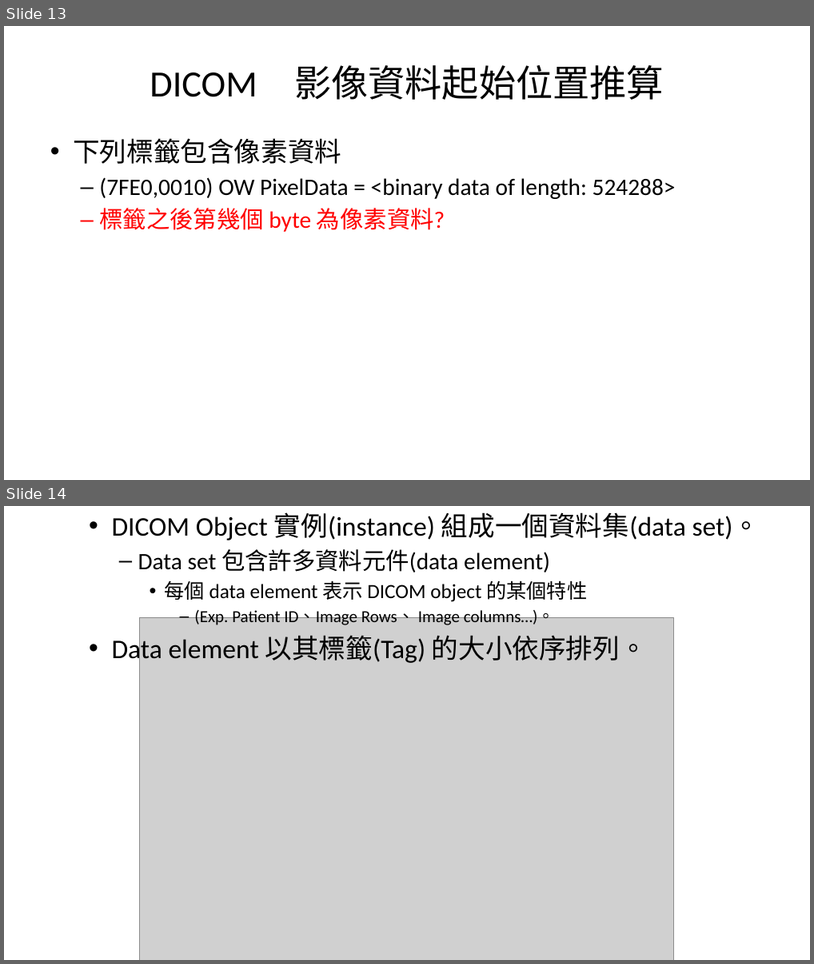
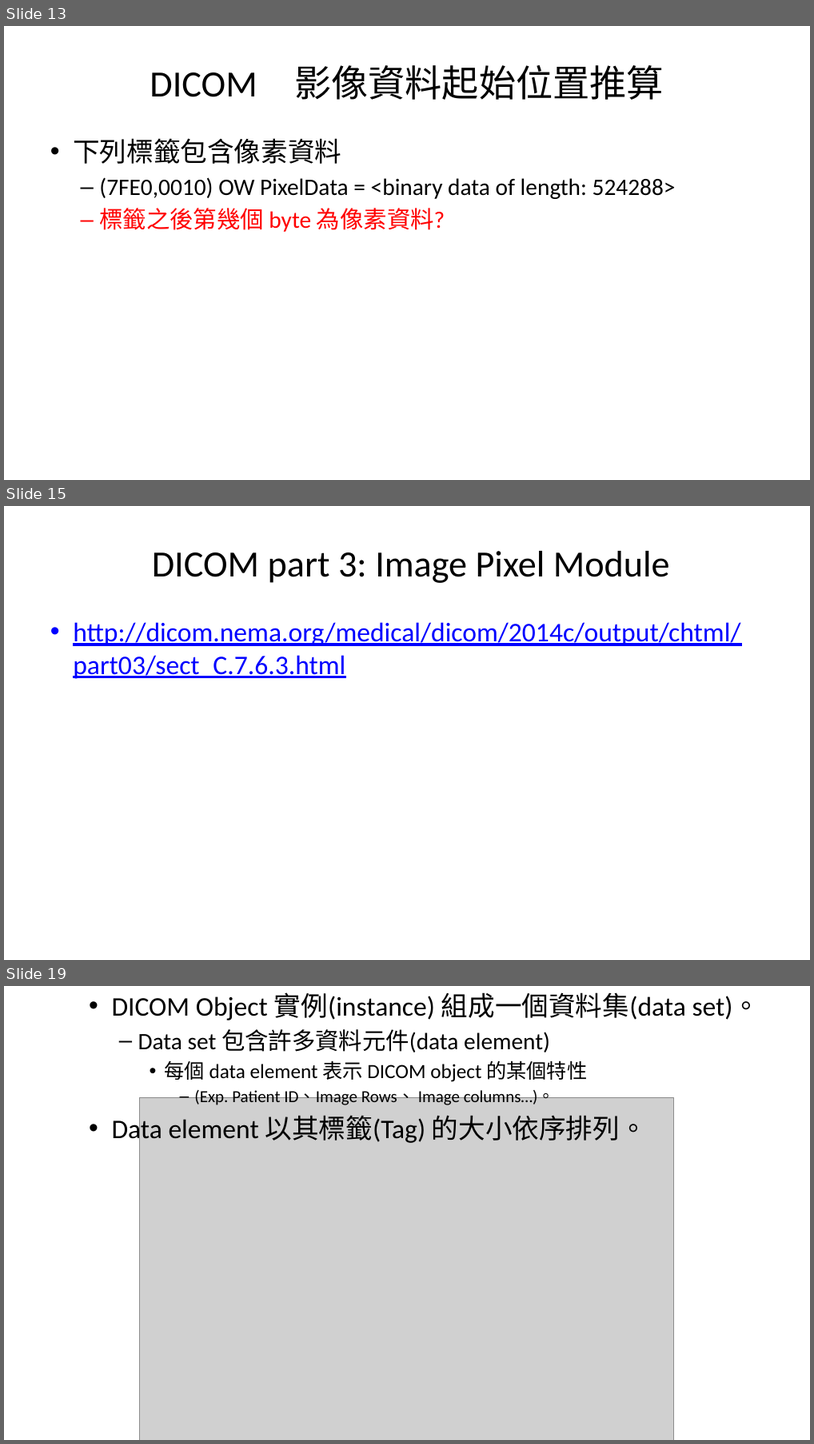
Before and after one commit to mos2718/drawDICOM, a slide deck: DrawDICOM1.pptx. Shown one above the other, each under a label of ours: slides 13 and 14 before the commit, slides 13, 15 and 19 after it; the slides between them are not shown. The pictures are 814x964 and 814x1444 pixels, drawn with LibreOffice and Linux fonts; fonts in the diff are those of the drawing; grey boxes stand for pictures. Boxes give left, top, right and bottom in pixels: in the first picture for what was removed or moved away, otherwise in the second. Text is boxed around its words. In the diff, an @@ line names an element or a change of style, - is before the commit and + after.

```diff
--- a/DrawDICOM1.pptx
+++ b/DrawDICOM1.pptx
@@ slide 15 added at (x1=4, y1=506, x2=810, y2=960), background #FFFFFF @@
@@ title added at (x1=152, y1=551, x2=670, y2=583), 44 pt, text #000000 @@
+DICOM part 3: Image Pixel Module
@@ text added at (x1=73, y1=622, x2=741, y2=679), 32 pt, text #0000FF, underline @@
+• http://dicom.nema.org/medical/dicom/2014c/output/chtml/part03/sect_C.7.6.3.html
@@ what was slide 14 is now slide 19 @@
```
Also in this commit, not shown: 4 other slides added.
